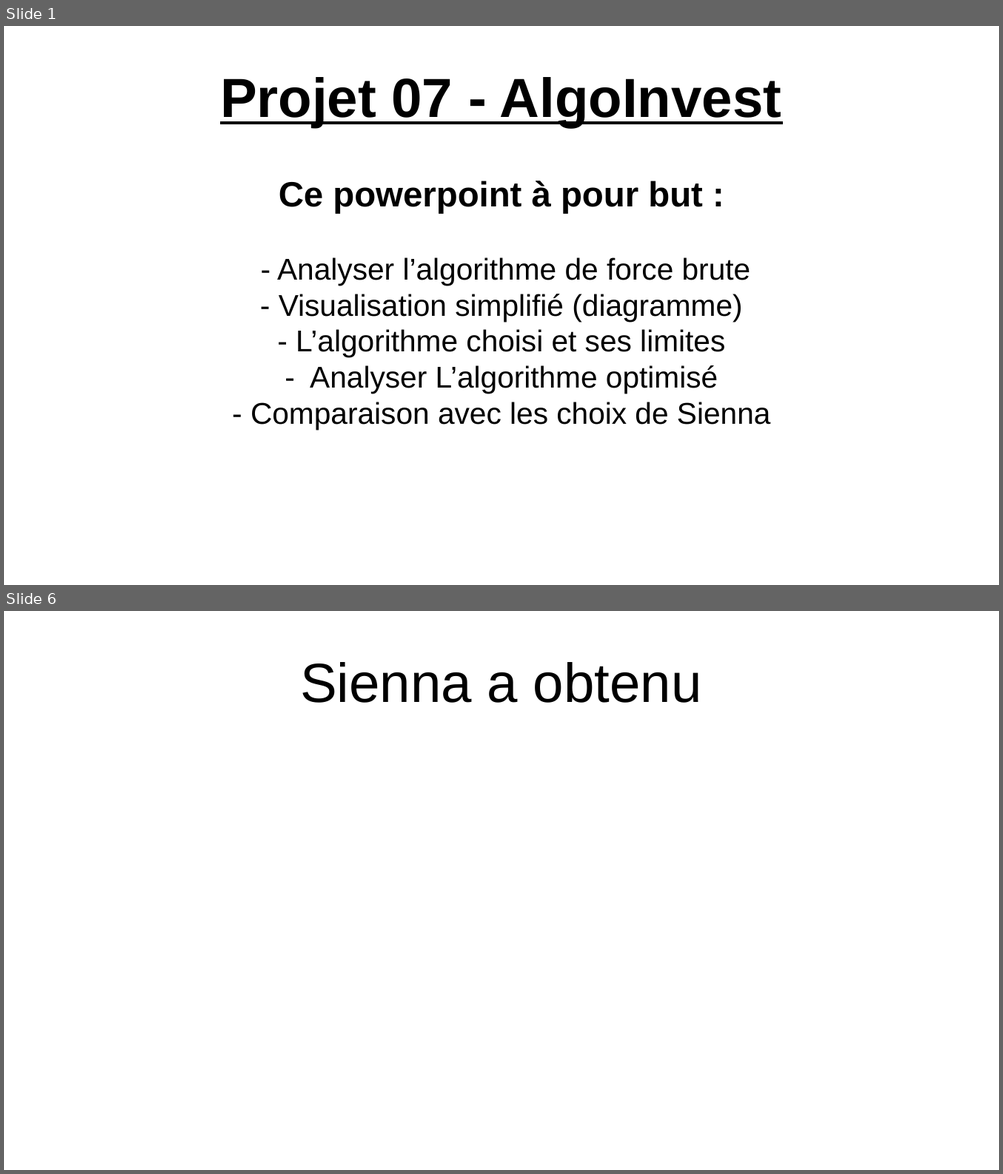
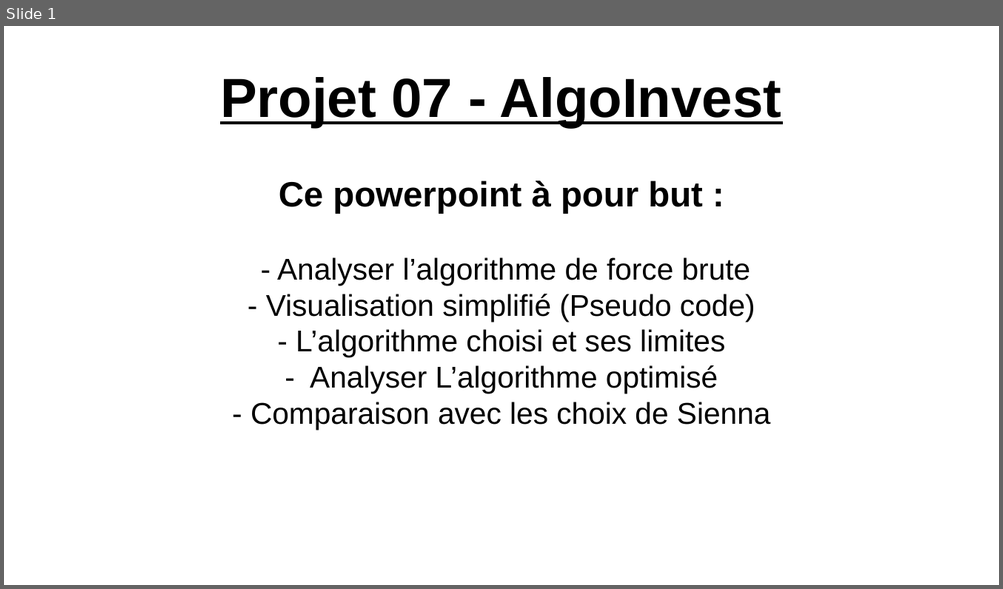
Before and after one commit to maximesoydas/maxshares, a slide deck: presentation.odp. Shown one above the other, each under a label of ours: slides 1 and 6 before the commit, slide 1 after it; the slides between them are not shown. The pictures are 1003x1174 and 1003x589 pixels, drawn with LibreOffice and Linux fonts; fonts in the diff are those of the drawing. Boxes give left, top, right and bottom in pixels: in the first picture for what was removed or moved away, otherwise in the second. Text is boxed around its words. In the diff, an @@ line names an element or a change of style, - is before the commit and + after.

```diff
--- a/presentation.odp
+++ b/presentation.odp
@@ slide 6 removed at [4,611,999,1170], background #FFFFFF @@
@@ title removed at [300,662,702,703] @@
-Sienna a obtenu
@@ slide 1 changed as well @@
@@ subtitle at [266,294,755,321]: text changed @@
-- Visualisation simplifié (diagramme)
+- Visualisation simplifié (Pseudo code)
```
Also in this commit, not shown: 1 other slide changed, 7 slides added, 3 other slides removed, 5 other files.
